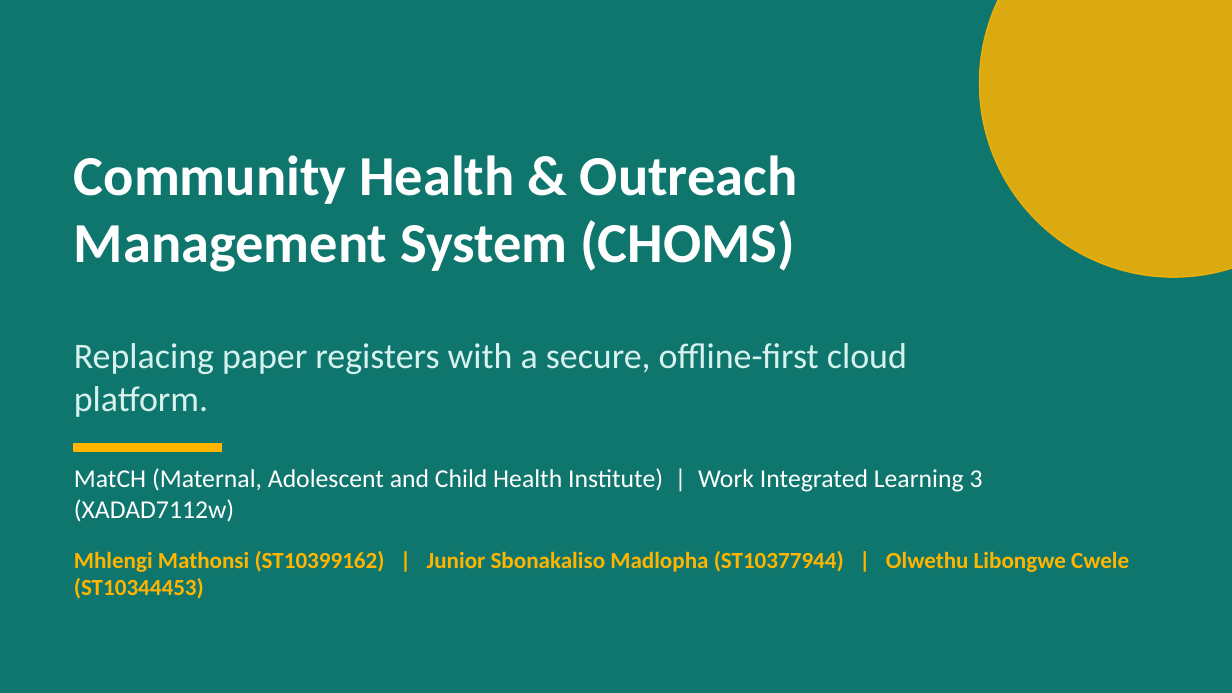
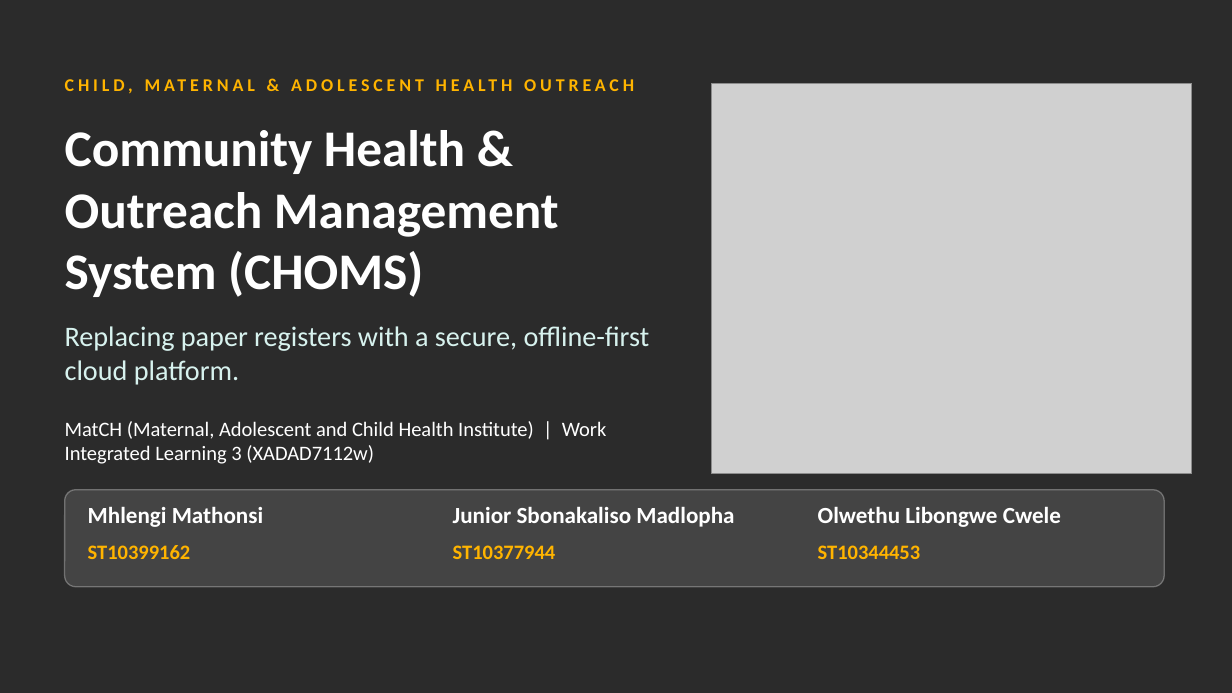
Before and after one commit to Olwethu7/choms-group-work, a slide deck: slide 1 of choms-suite/docs/presentation/CHOMS_Presentation.pptx. Drawn at 1232x693 pixels with LibreOffice and Linux fonts; fonts in the diff are those of the drawing; grey boxes stand for pictures; background and template pictures are left out; a plain dark background stands for a picture behind light text. Boxes give left, top, right and bottom in pixels: in the first picture for what was removed or moved away, otherwise in the second. Text is boxed around its words. In the diff, an @@ line names an element or a change of style, - is before the commit and + after.

Commit message:
Redesign presentation to match website: illustrations, icons, screenshots

```diff
--- a/choms-suite/docs/presentation/CHOMS_Presentation.pptx
+++ b/choms-suite/docs/presentation/CHOMS_Presentation.pptx
@@ background #0F766E to picture (left out) @@
@@ ellipse removed at [980,0,1232,277] @@
@@ picture added at [712,83,1192,474] @@
@@ text "Community Health & Outreach Management ...": place and size @@
-text "Community Health & Outreach Management ..." at [74,155,798,272]
+text "Community Health & Outreach Management ..." at [65,130,559,297]
@@ text "Community Health & Outreach Management ..." at [65,130,559,297]: size 44 to 40 pt @@
@@ text "Replacing paper registers with a ...": place and size @@
-text "Replacing paper registers with a ..." at [74,343,907,417]
+text "Replacing paper registers with a ..." at [65,326,650,385]
@@ text "Replacing paper registers with a ..." at [65,326,650,385]: size 28 to 22 pt @@
@@ text "MatCH (Maternal, Adolescent and Child ...": place and size @@
-text "MatCH (Maternal, Adolescent and Child ..." at [74,468,983,522]
+text "MatCH (Maternal, Adolescent and Child ..." at [65,421,607,464]
@@ text "MatCH (Maternal, Adolescent and Child ..." at [65,421,607,464]: size 20 to 16 pt @@
@@ rectangle removed at [74,444,222,451] @@
@@ text added at [127,421,454,439], 14 pt, text #FFB400, bold @@
+CHILD, MATERNAL & ADOLESCENT HEALTH OUTREACH
@@ rounded rectangle added at [65,490,1165,587], fill #FFFFFF at 12% opacity, outline #FFFFFF 1 pt @@
@@ text added at [88,507,263,527], 18 pt, text #FFFFFF, bold @@
+Mhlengi Mathonsi
@@ text added at [453,507,734,527], 18 pt, text #FFFFFF, bold @@
+Junior Sbonakaliso Madlopha
@@ text added at [818,507,1061,527], 18 pt, text #FFFFFF, bold @@
+Olwethu Libongwe Cwele
@@ text removed at [74,551,1129,599] @@
-Mhlengi Mathonsi (ST10399162) | Junior Sbonakaliso Madlopha (ST10377944) | Olwethu Libongwe Cwele (ST10344453)
@@ text added at [88,545,191,559], 16 pt, text #FFB400, bold @@
+ST10399162
@@ text added at [453,545,556,559], 16 pt, text #FFB400, bold @@
+ST10377944
@@ text added at [818,545,921,559], 16 pt, text #FFB400, bold @@
+ST10344453
```
Also in this commit, not shown: 10 other slides changed, 2 slides added, 1 other file.
